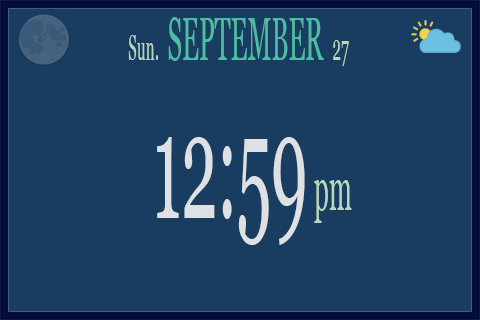
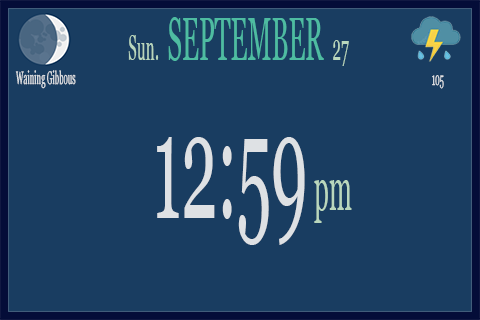
Comparing the layer stacks of the two 480 × 320 images. Changes:
showed "Waining Gibbous" over [15, 70, 76, 89]
hid "New Moon" over [18, 13, 71, 66]
showed "Waxing Crescent" over [18, 13, 71, 66]
showed "105" over [432, 75, 444, 89]
hid "Cloudy 1" over [411, 20, 461, 53]
showed "Thunderstorm", painted on it over [411, 16, 461, 62]
